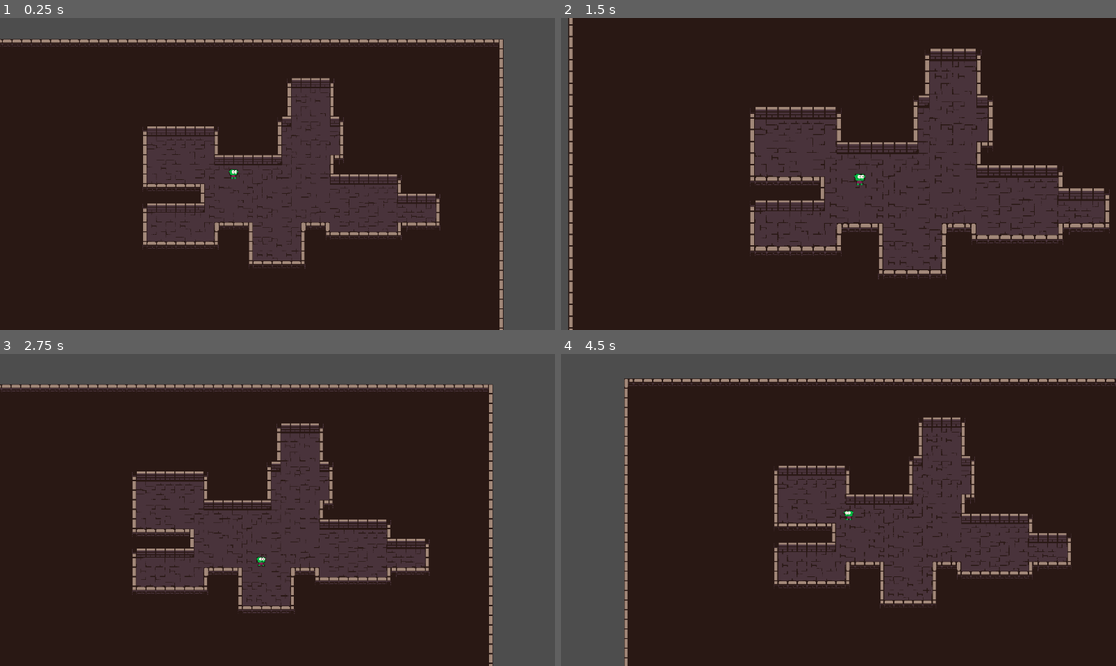
Above: before the commit, frames 1-4 (two rows, left to right).
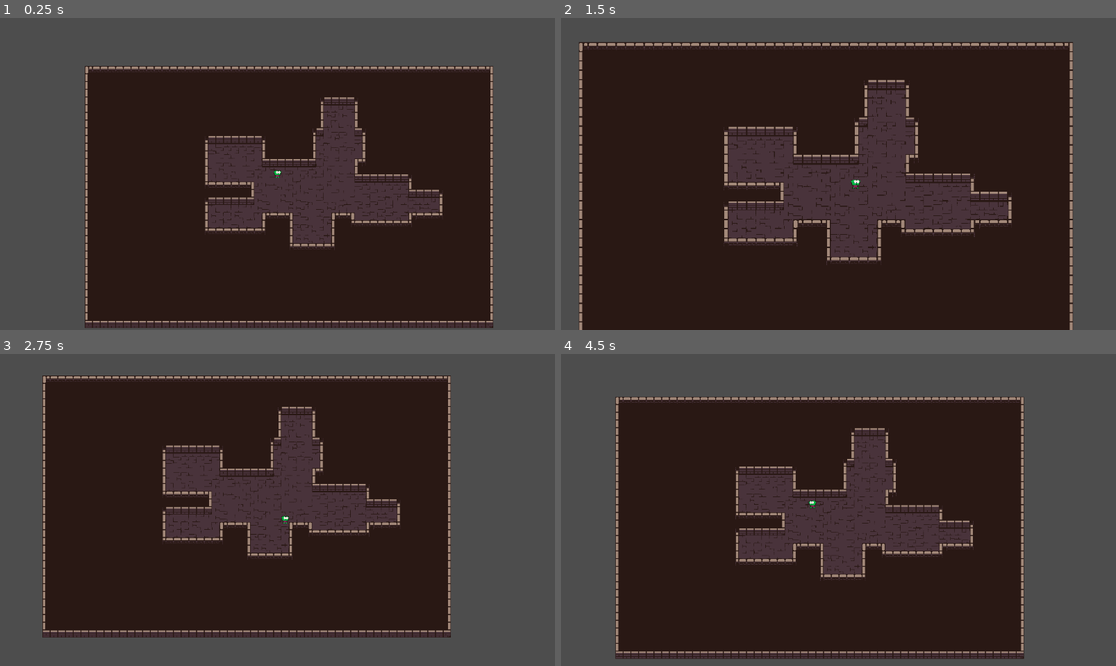
Above: after the commit, the same moments.

Repository: BaToJo/GGJ2024
Game: Godot game, scene res://game_engine.tscn
Same seed, same stepped clock (60 frames per second), same inputs: the game is played once before the commit and once after it.
Inputs (mouse positions are in pixels of both pictures, inside the frame that each line leads up to):
- Up to frame 1 (0.25 s): no input
- Up to frame 2 (1.5 s): move the mouse to (960, 158) at 0.52 s; press the mouse at (960, 158) at 0.53 s; hold D (Right) 0.53-1.28 s; tap Mouse wheel up (zoom_in) at 0.8, 1.35 s; move the mouse to (727, 189) at 1.27 s; release the mouse at (727, 189) at 1.28 s; hold Down (Down) from 1.28 s (still down)
- Up to frame 3 (2.75 s): tap Mouse wheel down (zoom_out) at 1.55 s; move the mouse to (333, 441) at 2.02 s; release Down (Down) at 2.03 s; hold D (Right) from 2.03 s (still down); hold Mouse wheel down (zoom_out) from 2.03 s (still down); click (333, 441) at 2.3 s
- Up to frame 4 (4.5 s): move the mouse to (810, 572) at 2.77 s; release D (Right) at 2.78 s; release Mouse wheel down (zoom_out) at 2.78 s; hold W (Up) 2.78-3.53 s; click (810, 572) at 2.85 s; tap Mouse wheel up (zoom_in) at 3.05 s; move the mouse to (1005, 556) at 3.52 s; hold Mouse wheel up (zoom_in) 3.53-4.28 s; hold A (Left) from 3.53 s (still down); tap Mouse wheel down (zoom_out) at 3.8, 4.35 s; move the mouse to (672, 463) at 4.27 s

The runs differ from the first frame. In frame 1, 36% of the frame differs, in the area x 0-91%, y 6-100%; in frame 2, 36%; in frame 3, 39%, in the area x 0-89%, y 6-100%; in frame 4, 38%.
Error before the commit: Cannot call method 'instantiate' on a null value. (res://actor.gd:49)

Commit message:
Camera improvement; player's eyes follow mouse

Diff:
--- a/actor.gd
+++ b/actor.gd
@@ -2,9 +2,14 @@
 
 const SPEED = 100.0
 @export var Bullet: PackedScene
-@onready var Camera = $Camera2D
+@onready var camera = $"../Camera"
 @onready var animated_sprite = $"../AnimatedSprite2D"
+@onready var eye_left = $"../AnimatedSprite2D/Eye Left/Pupil"
+@onready var eye_right = $"../AnimatedSprite2D/Eye Right/Pupil"
 @export var fire_rate = 0.2
+var eye_left_start_position: Vector2
+var eye_right_start_position: Vector2
+
 var actual_rate = 0.2
 var timer = 0
 
@@ -16,12 +21,23 @@
 
 var die: bool = false
 
+# Handle camera behaviour and respond to camera related user input
+func update_camera():
+	var viewport_size: Vector2 = get_viewport().size
+	var mouse_offset = (get_viewport().get_mouse_position() - viewport_size / 2)
+	camera.position = animated_sprite.position + lerp(Vector2(), mouse_offset.normalized() * 500, (((mouse_offset.length()+1)*(mouse_offset.length()+1))-1) / (1500000 * camera.zoom.length()))
+
+
+
 func _ready():
-
-	Camera.set("position", Vector2(100, 0))
+	# Camera.set("position", Vector2(100, 0))
+	eye_left_start_position = $"../AnimatedSprite2D/Eye Left".position
+	eye_right_start_position = $"../AnimatedSprite2D/Eye Right".position
 
 func _physics_process(delta):
 	timer += delta
+
+	update_camera()
 
 	if power == true:
 		power_timer += delta
@@ -31,6 +47,19 @@
 	else:
 		actual_rate = fire_rate
 		power_timer = 0
+
+	# Eye pupils follow mouse cursor
+	if animated_sprite.flip_h:
+		$"../AnimatedSprite2D/Eye Left".position.x = -eye_left_start_position.x
+		$"../AnimatedSprite2D/Eye Right".position.x = -eye_right_start_position.x
+	else:
+		$"../AnimatedSprite2D/Eye Left".position.x = eye_left_start_position.x
+		$"../AnimatedSprite2D/Eye Right".position.x = eye_right_start_position.x
+
+	var offset_left = $".".get_global_mouse_position() - ($"../AnimatedSprite2D/Eye Left".position + $"../AnimatedSprite2D".position)
+	var offset_right = $".".get_global_mouse_position() - ($"../AnimatedSprite2D/Eye Right".position + $"../AnimatedSprite2D".position)
+	eye_left.position = offset_left / (8.0 * sqrt(offset_left.length()))
+	eye_right.position = offset_right / (8.0 * sqrt(offset_right.length()))
 
 
 	var direction_x = Input.get_axis("Left", "Right")
@@ -45,19 +74,19 @@
 		return
 
 	#
-	if Input.get_action_raw_strength("Shoot") && timer >= actual_rate:
-		var temp = Bullet.instantiate()
-		add_sibling(temp)
-		temp.global_position = get_node("BulletSpawn").get("global_position")
-
-		temp.set("area_direction", (get_global_mouse_position() - self.global_position).normalized())
-
-		Camera.set("offset", Vector2(randf_range(-4, 4), randf_range(-4, 4)))
-		timer = 0
+	#if Input.get_action_raw_strength("Shoot") && timer >= actual_rate:
+		#var temp = Bullet.instantiate()
+		#add_sibling(temp)
+		#temp.global_position = get_node("BulletSpawn").get("global_position")
+#
+		#temp.set("area_direction", (get_global_mouse_position() - self.global_position).normalized())
+#
+		#Camera.set("offset", Vector2(randf_range(-4, 4), randf_range(-4, 4)))
+		#timer = 0
 
 
-	else:
-		Camera.set("offset", Vector2(0, 0))
+	# else:
+		# Camera.set("offset", Vector2(0, 0))
 
 	if direction_x:
 		velocity.x = direction_x * SPEED
@@ -88,7 +117,7 @@
 	get_node("Explosive/Sound").play()
 	self.get_node("MeshInstance2D").set("visible", false)
 
-	Camera.set("position", Vector2(0, 0))
+	# Camera.set("position", Vector2(0, 0))
 	die = true
 
 	await get_tree().create_timer(1.5).timeout
@@ -104,6 +133,6 @@
 
 func _input(event):
 	if event.is_action_pressed("zoom_in"):
-		Camera.zoom *= 1.1
+		camera.zoom *= 1.1
 	if event.is_action_pressed("zoom_out"):
-		Camera.zoom /= 1.1
+		camera.zoom /= 1.1
--- a/actor.tscn
+++ b/actor.tscn
@@ -1,6 +1,7 @@
-[gd_scene load_steps=9 format=3 uid="uid://dkei208t2nwo1"]
+[gd_scene load_steps=16 format=3 uid="uid://dkei208t2nwo1"]
 
 [ext_resource type="Script" path="res://actor.gd" id="1_xpiqy"]
+[ext_resource type="Texture2D" uid="uid://c375guquc7cad" path="res://Sprites/gameSpriteSheet PUPILLESS.png" id="2_3k12s"]
 [ext_resource type="Texture2D" uid="uid://bog06i0h7i1rb" path="res://gameSpriteSheet.png" id="2_mt5r8"]
 
 [sub_resource type="AtlasTexture" id="AtlasTexture_afgi3"]
@@ -11,12 +12,12 @@
 atlas = ExtResource("2_mt5r8")
 region = Rect2(128, 0, 16, 16)
 
-[sub_resource type="AtlasTexture" id="AtlasTexture_wbh56"]
-atlas = ExtResource("2_mt5r8")
+[sub_resource type="AtlasTexture" id="AtlasTexture_vxo1v"]
+atlas = ExtResource("2_3k12s")
 region = Rect2(48, 0, 16, 16)
 
-[sub_resource type="AtlasTexture" id="AtlasTexture_lvutf"]
-atlas = ExtResource("2_mt5r8")
+[sub_resource type="AtlasTexture" id="AtlasTexture_jykio"]
+atlas = ExtResource("2_3k12s")
 region = Rect2(64, 0, 16, 16)
 
 [sub_resource type="SpriteFrames" id="SpriteFrames_ax6lk"]
@@ -34,24 +35,69 @@
 }, {
 "frames": [{
 "duration": 1.0,
-"texture": SubResource("AtlasTexture_wbh56")
+"texture": SubResource("AtlasTexture_vxo1v")
 }, {
 "duration": 1.0,
-"texture": SubResource("AtlasTexture_lvutf")
+"texture": SubResource("AtlasTexture_jykio")
 }],
 "loop": true,
 "name": &"run",
 "speed": 8.0
 }]
 
+[sub_resource type="QuadMesh" id="QuadMesh_x27g2"]
+
+[sub_resource type="Gradient" id="Gradient_0pn0b"]
+offsets = PackedFloat32Array(0)
+colors = PackedColorArray(0, 0, 0, 1)
+
+[sub_resource type="GradientTexture1D" id="GradientTexture1D_e8bu1"]
+gradient = SubResource("Gradient_0pn0b")
+
+[sub_resource type="QuadMesh" id="QuadMesh_aiadc"]
+
+[sub_resource type="Gradient" id="Gradient_muih8"]
+offsets = PackedFloat32Array(0)
+colors = PackedColorArray(0, 0.25098, 1, 0.12549)
+
+[sub_resource type="GradientTexture1D" id="GradientTexture1D_52aiy"]
+gradient = SubResource("Gradient_muih8")
+
 [sub_resource type="CircleShape2D" id="CircleShape2D_dmht5"]
 
 [node name="Actor" type="Node2D"]
 
+[node name="Camera" type="Camera2D" parent="."]
+position_smoothing_enabled = true
+position_smoothing_speed = 1.5
+
 [node name="AnimatedSprite2D" type="AnimatedSprite2D" parent="."]
 sprite_frames = SubResource("SpriteFrames_ax6lk")
 animation = &"run"
-frame_progress = 0.597865
+
+[node name="Eye Left" type="Node2D" parent="AnimatedSprite2D"]
+position = Vector2(-0.5, -3.5)
+
+[node name="Pupil" type="MeshInstance2D" parent="AnimatedSprite2D/Eye Left"]
+mesh = SubResource("QuadMesh_x27g2")
+texture = SubResource("GradientTexture1D_e8bu1")
+
+[node name="Iris" type="MeshInstance2D" parent="AnimatedSprite2D/Eye Left/Pupil"]
+scale = Vector2(2, 2)
+mesh = SubResource("QuadMesh_aiadc")
+texture = SubResource("GradientTexture1D_52aiy")
+
+[node name="Eye Right" type="Node2D" parent="AnimatedSprite2D"]
+position = Vector2(3.5, -3.5)
+
+[node name="Pupil" type="MeshInstance2D" parent="AnimatedSprite2D/Eye Right"]
+mesh = SubResource("QuadMesh_x27g2")
+texture = SubResource("GradientTexture1D_e8bu1")
+
+[node name="Iris" type="MeshInstance2D" parent="AnimatedSprite2D/Eye Right/Pupil"]
+scale = Vector2(2, 2)
+mesh = SubResource("QuadMesh_aiadc")
+texture = SubResource("GradientTexture1D_52aiy")
 
 [node name="CharacterBody2D" type="CharacterBody2D" parent="."]
 script = ExtResource("1_xpiqy")
@@ -65,7 +111,3 @@
 
 [node name="Marker2D" type="Marker2D" parent="CharacterBody2D"]
 position = Vector2(15, 0)
-
-[node name="Camera2D" type="Camera2D" parent="CharacterBody2D"]
-zoom = Vector2(1.25, 1.25)
-position_smoothing_enabled = true
Binary file added: Sprites/gameSpriteSheet PUPILLESS.png
Not shown, added: Sprites/gameSpriteSheet PUPILLESS.png.import
